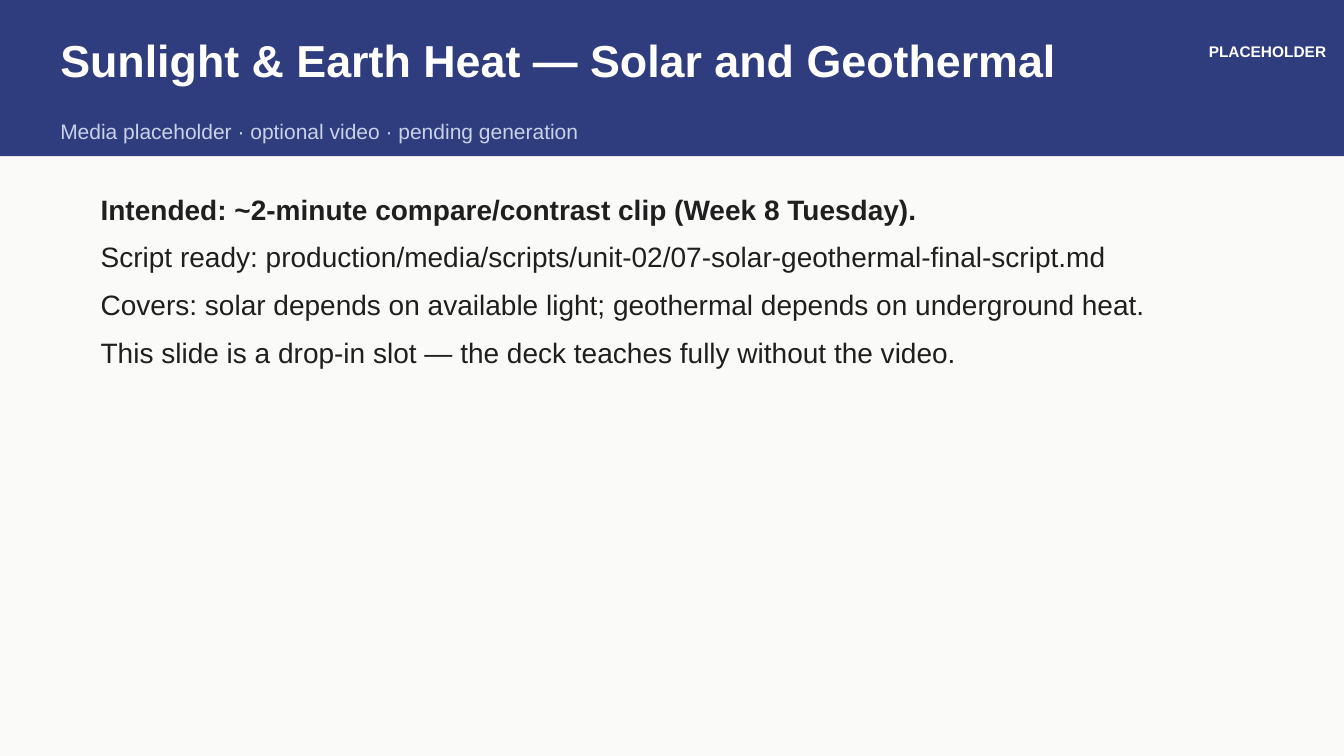
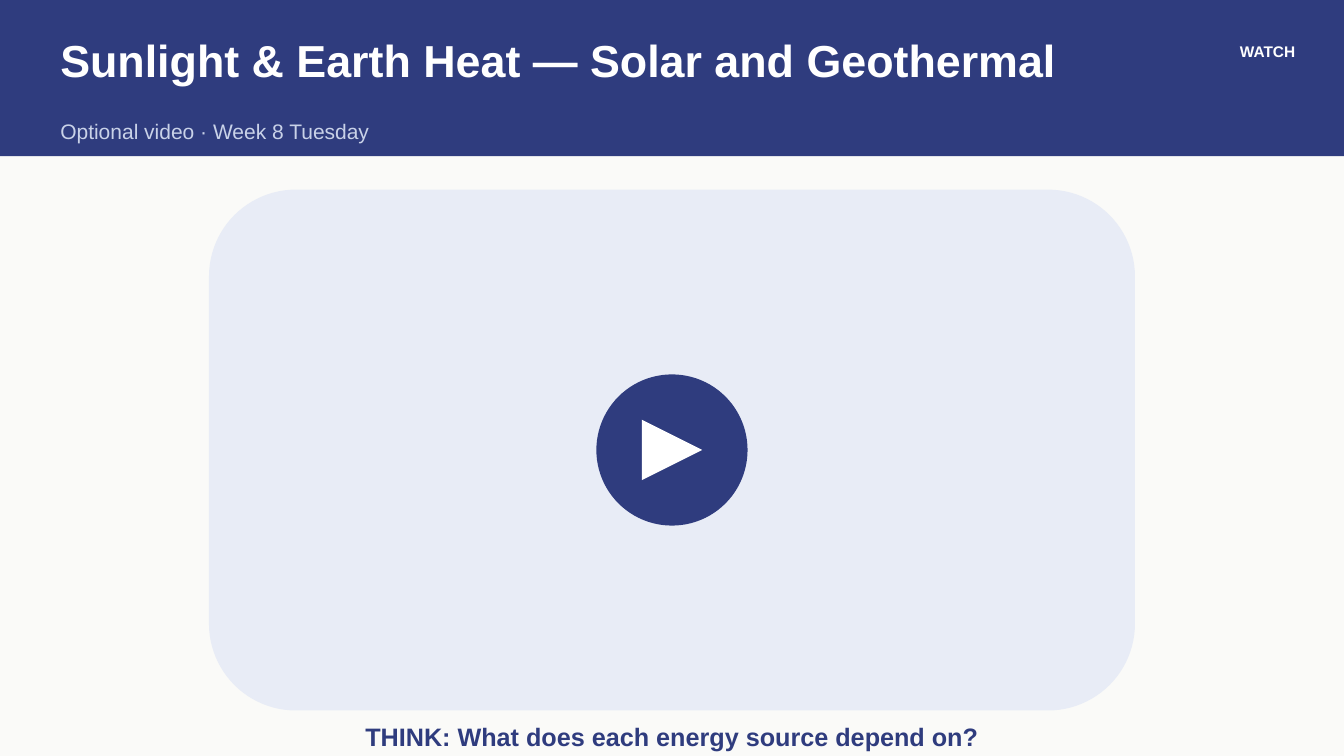
Before and after one commit to owenreagan-cyber/grade-4-energy-transfer-transformation, a slide deck: slide 9 of production/slides/08-u2-ch8-slides.pptx. Drawn at 1344x756 pixels with LibreOffice and Linux fonts; fonts in the diff are those of the drawing. Boxes give left, top, right and bottom in pixels: in the first picture for what was removed or moved away, otherwise in the second. Text is boxed around its words. In the diff, an @@ line names an element or a change of style, - is before the commit and + after.

```diff
--- a/production/slides/08-u2-ch8-slides.pptx
+++ b/production/slides/08-u2-ch8-slides.pptx
@@ text at bbox=[1240, 46, 1295, 57]: text changed @@
-PLACEHOLDER
+WATCH
@@ text at bbox=[60, 124, 369, 143]: text changed @@
-Media placeholder · optional video · pending generation
+Optional video · Week 8 Tuesday
@@ text removed at bbox=[101, 199, 1144, 368] @@
-Intended: ~2-minute compare/contrast clip (Week 8 Tuesday).
-Script ready: production/media/scripts/unit-02/07-solar-geothermal-final-script.md
-Covers: solar depends on available light; geothermal depends on underground heat.
-This slide is a drop-in slot — the deck teaches fully without the video.
@@ rounded rectangle added at bbox=[209, 190, 1135, 711], fill #E8ECF6 @@
@@ ellipse added at bbox=[597, 374, 748, 525], fill #2F3C7E @@
@@ triangle added at bbox=[642, 419, 703, 480], fill #FFFFFF @@
@@ text added at bbox=[365, 727, 978, 752], 18 pt, text #2F3C7E, bold @@
+THINK: What does each energy source depend on?
```
Also in this commit, not shown: 2 other files.
